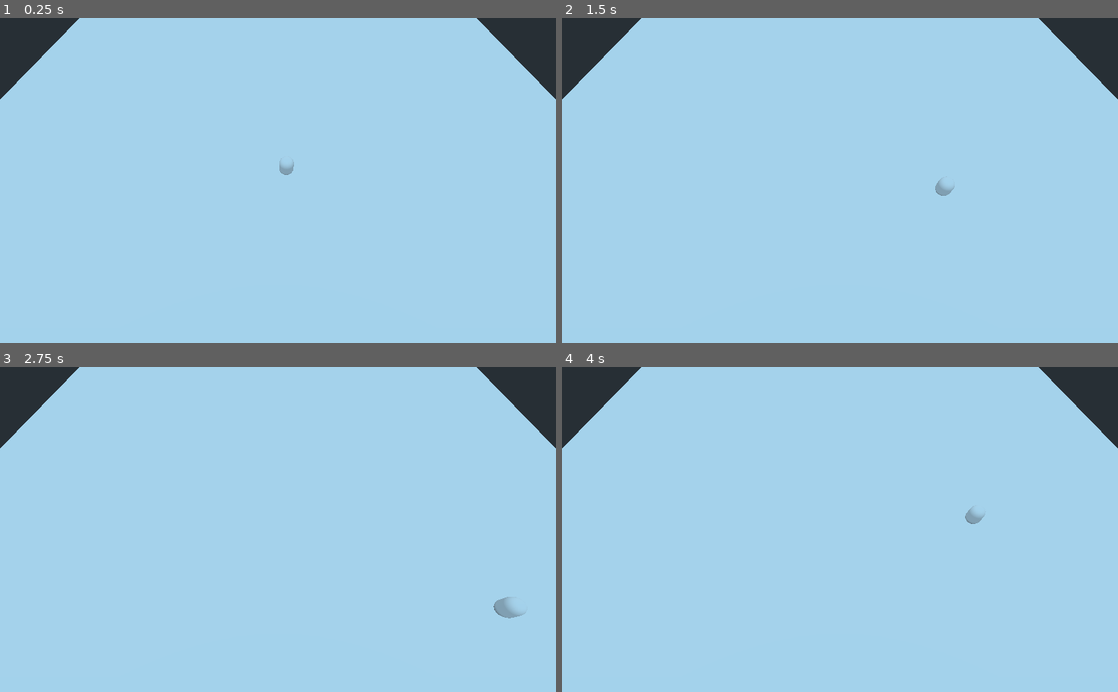
Above: before the commit, frames 1-4 (two rows, left to right).
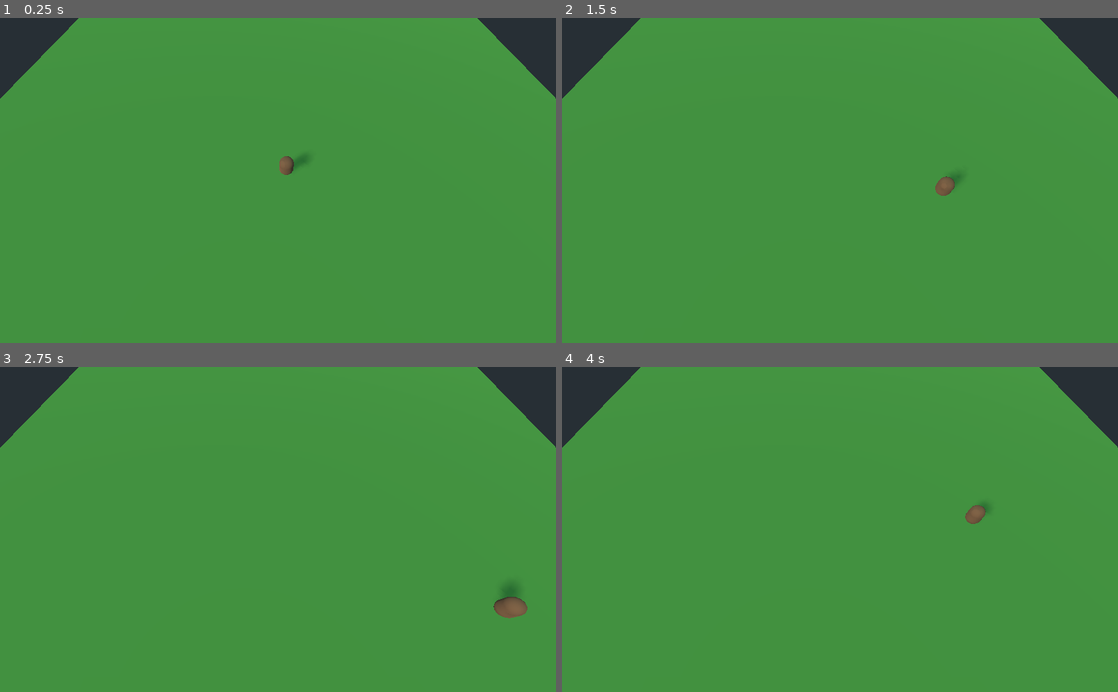
Above: after the commit, the same moments.

Repository: bmolyneaux/GGJ2020
Game: Godot game, scene res://Level/Level.tscn
Same seed, same stepped clock (60 frames per second), same inputs: the game is played once before the commit and once after it.
Inputs:
- Up to frame 1 (0.25 s): no input
- Up to frame 2 (1.5 s): tap Enter at 0.5 s; hold D 0.53-1.28 s; hold S from 1.28 s (still down)
- Up to frame 3 (2.75 s): release S at 2.03 s; hold D from 2.03 s (still down)
- Up to frame 4 (4 s): release D at 2.78 s; hold W 2.78-3.53 s; hold A from 3.53 s (still down)

The runs differ from the first frame. In frame 1, 96% of the frame differs, in the area x 0-100%, y 0-100%; in frame 2, 96%; in frame 3, 96%; in frame 4, 96%.

Commit message:
Add lighting and materials

Diff:
--- a/Level/Level.tscn
+++ b/Level/Level.tscn
@@ -1,10 +1,19 @@
-[gd_scene load_steps=4 format=2]
+[gd_scene load_steps=7 format=2]
 
 [ext_resource path="res://Repairer/Repairer.tscn" type="PackedScene" id=1]
 
 [sub_resource type="BoxShape" id=1]
 
 [sub_resource type="CubeMesh" id=2]
+
+[sub_resource type="SpatialMaterial" id=3]
+albedo_color = Color( 0.254902, 0.521569, 0.188235, 1 )
+
+[sub_resource type="ProceduralSky" id=5]
+
+[sub_resource type="Environment" id=6]
+background_mode = 2
+background_sky = SubResource( 5 )
 
 [node name="Spatial" type="Spatial"]
 
@@ -15,8 +24,10 @@
 shape = SubResource( 1 )
 
 [node name="MeshInstance" type="MeshInstance" parent="StaticBody"]
+transform = Transform( 1, 0, 0, 0, 1, 0, 0, 0, 1, 0.000529242, 0.18877, -0.00134668 )
+use_in_baked_light = true
 mesh = SubResource( 2 )
-material/0 = null
+material/0 = SubResource( 3 )
 
 [node name="Repairer" parent="." instance=ExtResource( 1 )]
 transform = Transform( 1, 0, 0, 0, 1, 0, 0, 0, 1, 0.232886, 0.1, -0.229604 )
@@ -27,3 +38,13 @@
 [node name="Camera" type="Camera" parent="CameraOrigin"]
 transform = Transform( 1, 0, 0, 0, 1, 0, 0, 0, 1, 0, 0, 6.63022 )
 current = true
+near = 0.1
+far = 20.0
+
+[node name="DirectionalLight" type="DirectionalLight" parent="."]
+transform = Transform( 0.645551, 0.399984, -0.650597, 0, 0.851882, 0.523733, 0.763717, -0.338097, 0.549934, 0, 0, 0 )
+shadow_enabled = true
+shadow_bias = 0.0
+
+[node name="WorldEnvironment" type="WorldEnvironment" parent="."]
+environment = SubResource( 6 )
--- a/Repairer/Repairer.tscn
+++ b/Repairer/Repairer.tscn
@@ -1,10 +1,13 @@
-[gd_scene load_steps=4 format=2]
+[gd_scene load_steps=5 format=2]
 
 [ext_resource path="res://Repairer/repairer.gd" type="Script" id=1]
 
 [sub_resource type="CapsuleShape" id=1]
 
 [sub_resource type="CapsuleMesh" id=2]
+
+[sub_resource type="SpatialMaterial" id=3]
+albedo_color = Color( 0.435294, 0.301961, 0.188235, 1 )
 
 [node name="Repairer" type="KinematicBody"]
 script = ExtResource( 1 )
@@ -16,4 +19,4 @@
 [node name="MeshInstance" type="MeshInstance" parent="."]
 transform = Transform( 0.2, 0, 0, 0, -8.74228e-09, 0.2, 0, -0.2, -8.74228e-09, 0, 0.3, 0 )
 mesh = SubResource( 2 )
-material/0 = null
+material/0 = SubResource( 3 )
